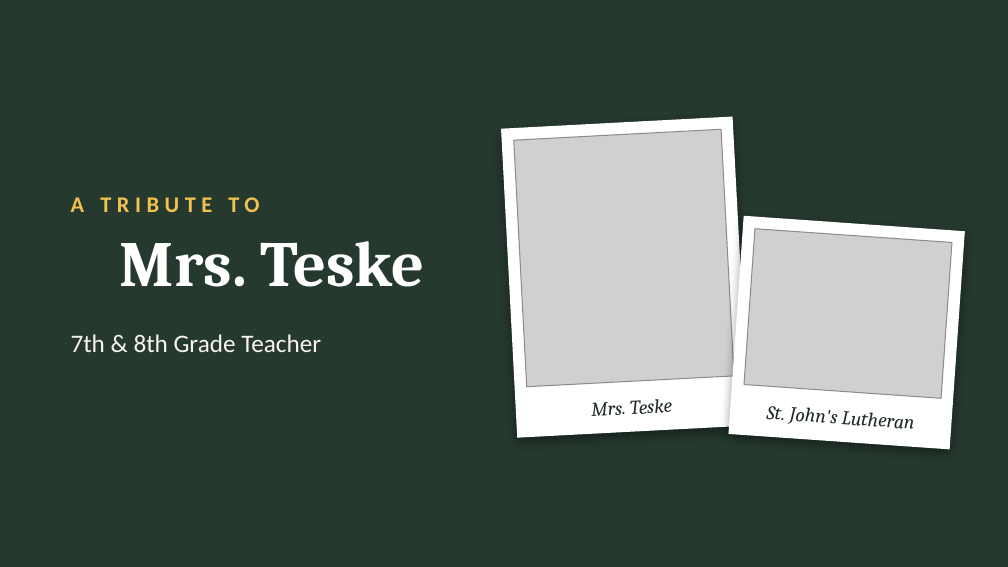
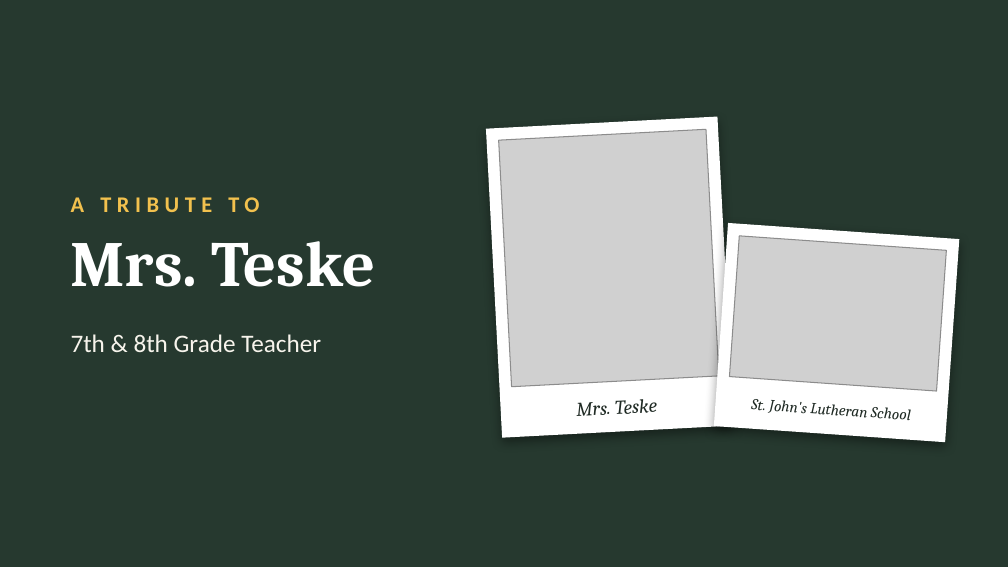
Before and after one commit to orangejack9christian/Claude-etc, a slide deck: slide 1 of tribute-speech/Tribute_Speech_Mrs_Teske.pptx. Drawn at 1008x567 pixels with LibreOffice and Linux fonts; fonts in the diff are those of the drawing; grey boxes stand for pictures. Boxes give left, top, right and bottom in pixels: in the first picture for what was removed or moved away, otherwise in the second. Text is boxed around its words. In the diff, an @@ line names an element or a change of style, - is before the commit and + after.

```diff
--- a/tribute-speech/Tribute_Speech_Mrs_Teske.pptx
+++ b/tribute-speech/Tribute_Speech_Mrs_Teske.pptx
@@ 1 picture, 1 text, 1 rectangle: place and size @@
-1 picture, 1 text, 1 rectangle at [501, 117, 749, 438]
+1 picture, 1 text, 1 rectangle at [486, 117, 734, 438]
@@ title "Mrs. Teske" at [71, 241, 376, 287]: alignment centre to left @@
@@ rectangle: place and size @@
-rectangle at [728, 215, 965, 449]
+rectangle at [714, 223, 959, 442]
@@ picture: place and size @@
-picture at [744, 229, 952, 399]
+picture at [729, 236, 946, 391]
@@ text at [751, 399, 911, 420]: text changed; size 14 to 11 pt @@
-St. John's Lutheran
+St. John's Lutheran School
```
Also in this commit, not shown: 5 other slides changed, 2 other files.
